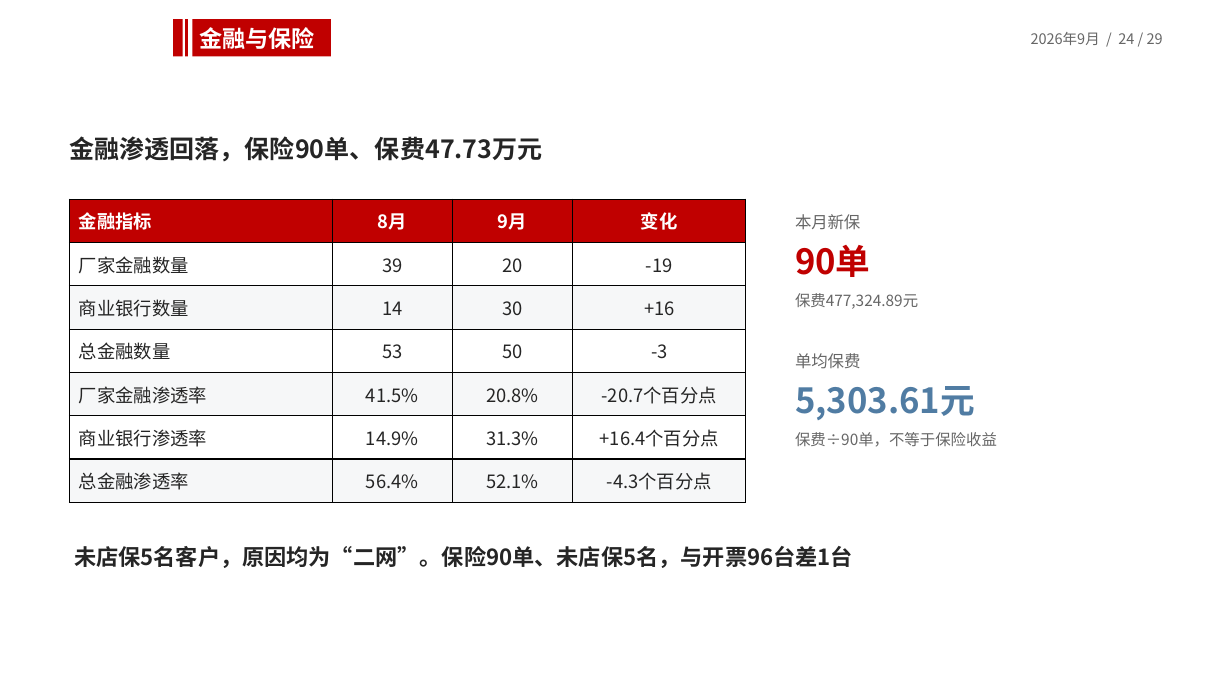
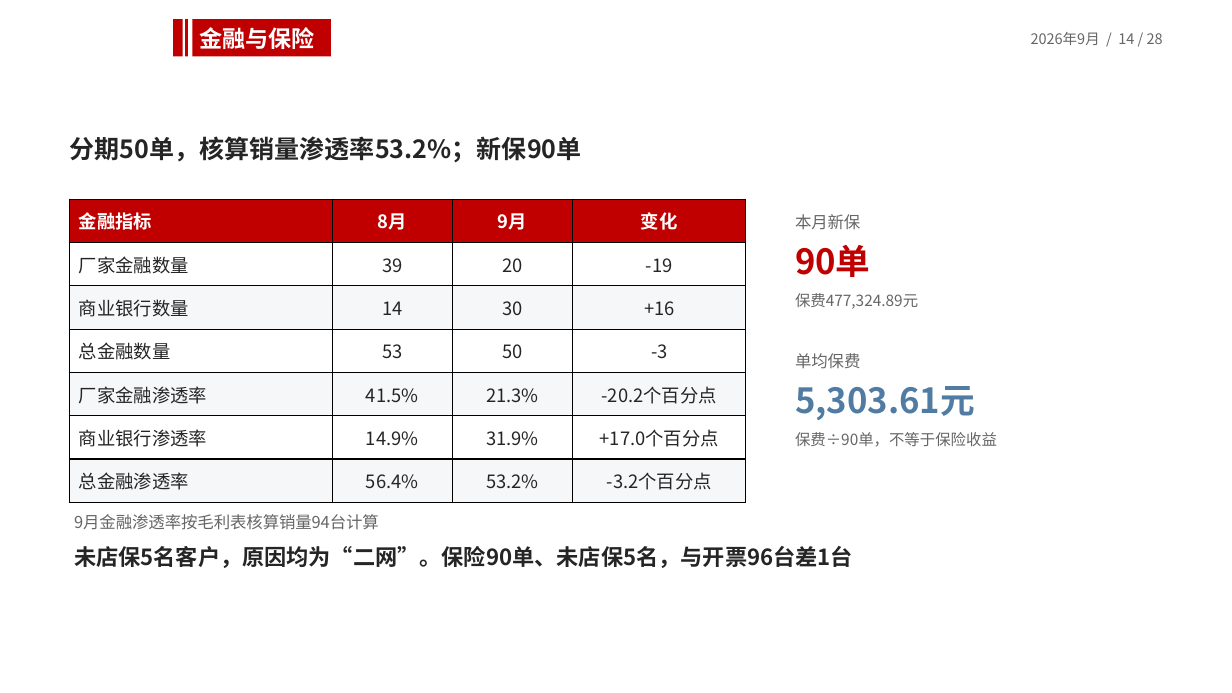
Before and after one commit to 87436173-prog/anfang, a slide deck: slide 14 of artifact-template-sales-monthly-review/assets/reference.pptx (slide 24 before the commit). Drawn at 1232x693 pixels with LibreOffice and Linux fonts; fonts in the diff are those of the drawing; background and template pictures are left out. Boxes give left, top, right and bottom in pixels: in the first picture for what was removed or moved away, otherwise in the second. Text is boxed around its words. In the diff, an @@ line names an element or a change of style, - is before the commit and + after.

```diff
--- a/artifact-template-sales-monthly-review/assets/reference.pptx
+++ b/artifact-template-sales-monthly-review/assets/reference.pptx
@@ text at box(1031, 32, 1163, 45): text changed @@
-2026年9月 / 24 / 29
+2026年9月 / 14 / 28
@@ text at box(69, 136, 581, 163): text changed @@
-金融渗透回落，保险90单、保费47.73万元
+分期50单，核算销量渗透率53.2%；新保90单
@@ table at box(69, 200, 746, 503) @@
-row 5, column 3: 20.8%
+row 5, column 3: 21.3%
-row 5, column 4: -20.7个百分点
+row 5, column 4: -20.2个百分点
-row 6, column 3: 31.3%
+row 6, column 3: 31.9%
-row 6, column 4: +16.4个百分点
+row 6, column 4: +17.0个百分点
-row 7, column 3: 52.1%
+row 7, column 3: 53.2%
-row 7, column 4: -4.3个百分点
+row 7, column 4: -3.2个百分点
@@ text added at box(74, 514, 379, 530), 12.8 pt, text #666666 @@
+9月金融渗透率按毛利表核算销量94台计算
```
Also in this commit, not shown: 25 other slides changed, 1 slide removed, 5 other files.
